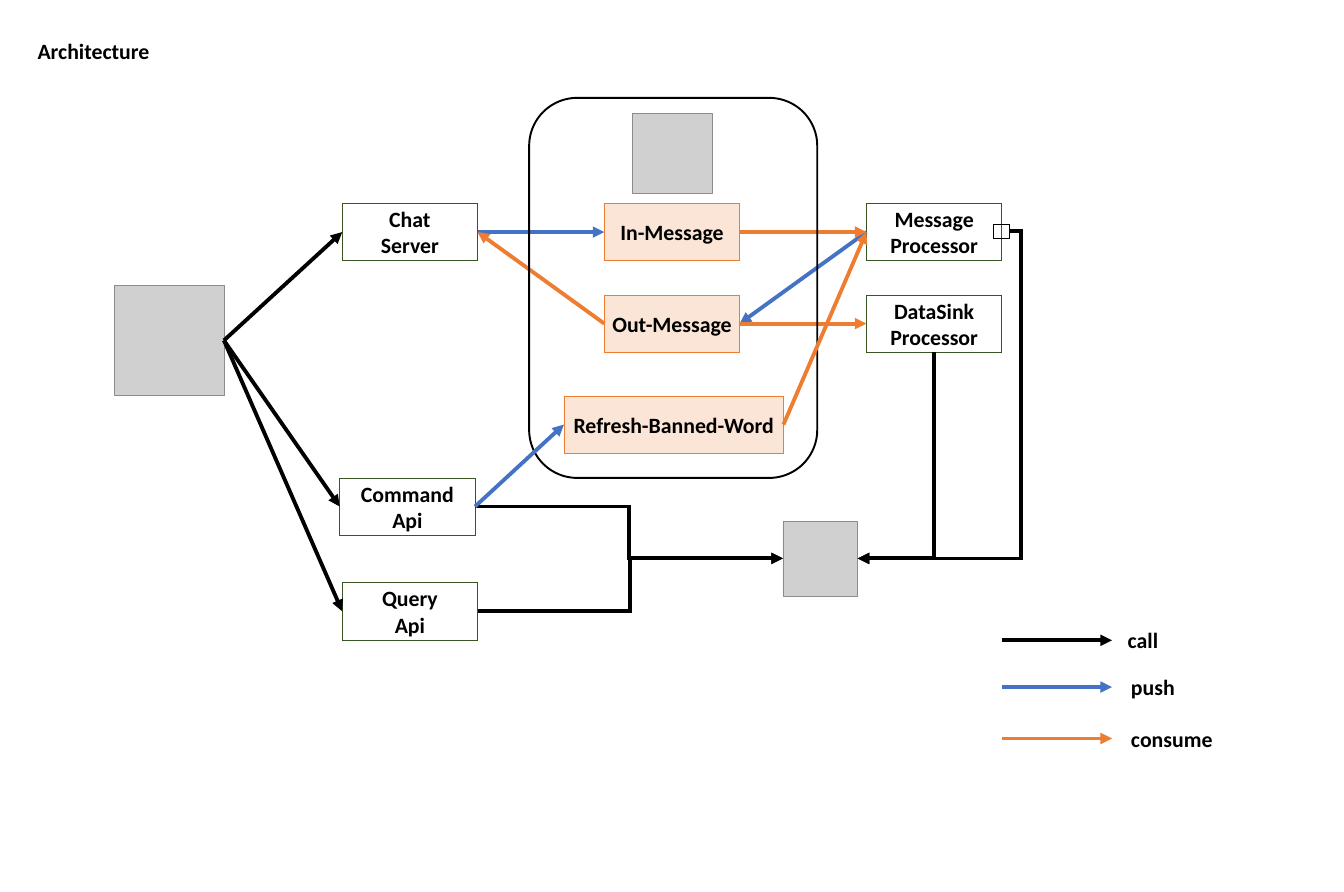
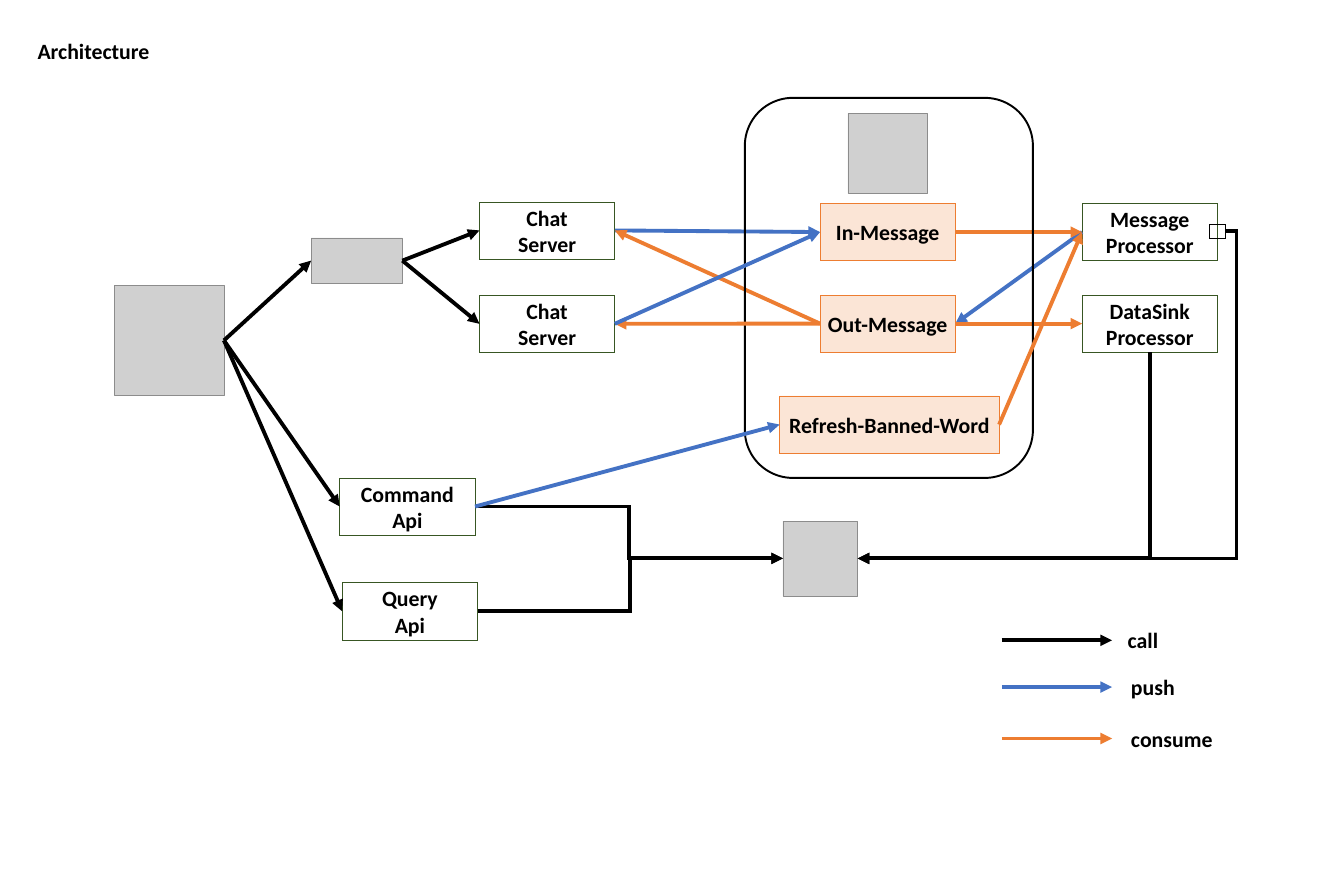
Before and after one commit to 1MillionTraffic/Chatting_WebSocket_MVC_Huiseung, a slide deck: slide 1 of docs/architecture.pptx. Drawn at 1344x892 pixels with LibreOffice and Linux fonts; fonts in the diff are those of the drawing; grey boxes stand for pictures. Boxes give left, top, right and bottom in pixels: in the first picture for what was removed or moved away, otherwise in the second. Text is boxed around its words. In the diff, an @@ line names an element or a change of style, - is before the commit and + after.

```diff
--- a/docs/architecture.pptx
+++ b/docs/architecture.pptx
@@ rectangle "Chat": place and size @@
-rectangle "Chat" at box(342, 203, 477, 261)
+rectangle "Chat" at box(479, 202, 615, 259)
@@ picture added at box(311, 238, 403, 284) @@
@@ arrow added from (403, 261) to (479, 231), #000000 6 pt @@
@@ arrow moved from (605, 324) - (477, 232) to (820, 324) - (615, 231) @@
@@ arrow moved from (477, 232) - (605, 232) to (615, 231) - (820, 232) @@
@@ arrow added from (615, 324) to (820, 232), #4472C4 6 pt @@
@@ elbow arrow moved from (1009, 232) - (858, 559) to (1225, 232) - (858, 559) @@
@@ 6 rectangles, 4 arrows, 1 picture, 1 rounded rectangle: place and size @@
-6 rectangles, 4 arrows, 1 picture, 1 rounded rectangle at box(529, 98, 1009, 478)
+6 rectangles, 4 arrows, 1 picture, 1 rounded rectangle at box(745, 98, 1225, 478)
@@ arrow moved from (224, 341) - (342, 232) to (224, 341) - (311, 261) @@
@@ arrow added from (403, 261) to (479, 324), #000000 6 pt @@
@@ rectangle added at box(479, 295, 615, 353), outline #385723 1 pt, 34 pt, text #000000, bold @@
+Chat
+Server
@@ arrow added from (820, 324) to (615, 324), #ED7D31 6 pt @@
@@ elbow arrow moved from (934, 352) - (858, 559) to (1150, 352) - (858, 559) @@
@@ arrow moved from (475, 507) - (564, 425) to (475, 507) - (780, 425) @@
```
Also in this commit, not shown: 3 other files.
